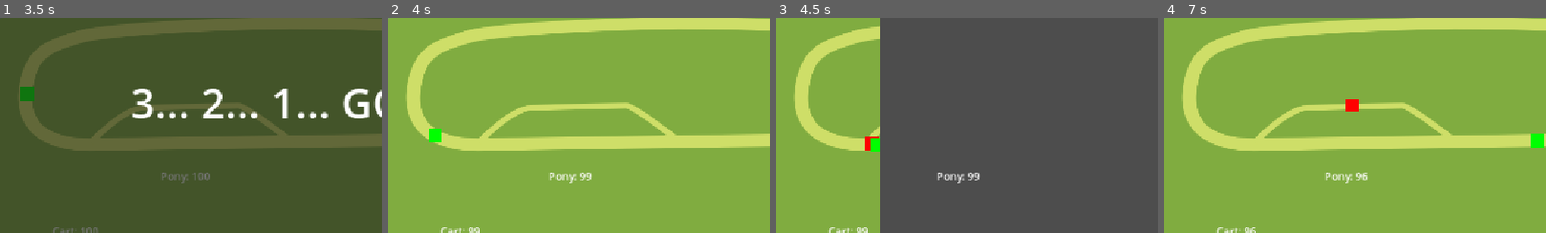
Above: before the commit, frames 1-4 (left to right).
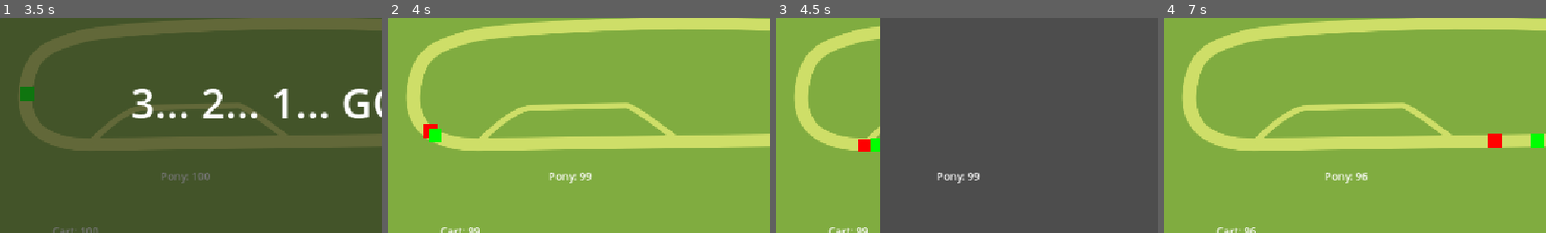
Above: after the commit, the same moments.

Repository: gams-n-such/GMTK2025
Game: Godot game, scene res://MainMenu/main_menu.tscn
Two runs of this game, one before a commit and one after it. Both use one fixed random seed, a clock stepped at 60 frames per second and the inputs below.
Inputs:
- Up to frame 1 (3.5 s): click "Play" at 0.5 s; click "Request pit-stop" at 1.25 s; click "prepare rider" at 2 s; click "prepare pony" at 2.75 s
- Up to frame 2 (4 s): click "prepare chariot" at 3.5 s
- Up to frame 3 (4.5 s): click "prepare wheels" at 4.25 s
- Up to frame 4 (7 s): click "press me 3 times" at 5 s; click "press me 2 times" at 5.75 s; click "press me 1 times" at 6.5 s
The pictures show only the part of the screen within x 14-64%, y 31-81%; the shares and areas given below are measured in that part.

Frame 1 is identical in both runs. In frame 2, 0.1% of the frame differs, in the area x 9-13%, y 49-56%; in frame 3, 0.1%; in frame 4, 0.5%, in the area x 47-89%, y 37-61%.

Commit message:
more fixes

Diff:
--- a/Gameplay/Race/race.tscn
+++ b/Gameplay/Race/race.tscn
@@ -28,7 +28,7 @@
 speed = 10.0
 limp_speed = 1.0
 parts_durability = Dictionary[int, float]({
-0: 100.0,
+0: 35.0,
 1: 100.0,
 2: 100.0,
 3: 100.0,
--- a/Gameplay/Race/racer.gd
+++ b/Gameplay/Race/racer.gd
@@ -86,9 +86,6 @@
 			push_error("Unreachable racer state")
 
 func update_hp(delta: float) -> void:
-	if self != Game.player:
-		print(all_parts[Enum.RACER_PART.RIDER].durability.value)
-
 	var critical_damage: bool = false
 	decay_factor = 0.0
 
--- a/Gameplay/Racer/enemy_ai.gd
+++ b/Gameplay/Racer/enemy_ai.gd
@@ -8,9 +8,12 @@
 	racer.in_pit.connect(entered_pit)
 
 func _process(delta: float) -> void:
-	racer.schedule_pit_stop()
+	for part in racer.all_parts:
+		if part.durability.value < ai_config.ai_hp_level_for_pit_stop:
+			racer.schedule_pit_stop()
 
 func entered_pit() -> void:
-	await get_tree().create_timer(ai_config.ai_pit_duration)
+	await get_tree().create_timer(ai_config.ai_pit_duration).timeout
 	for part in racer.all_parts:
 		part.durability.add_instant(100)
+	racer.end_pit_stop()
